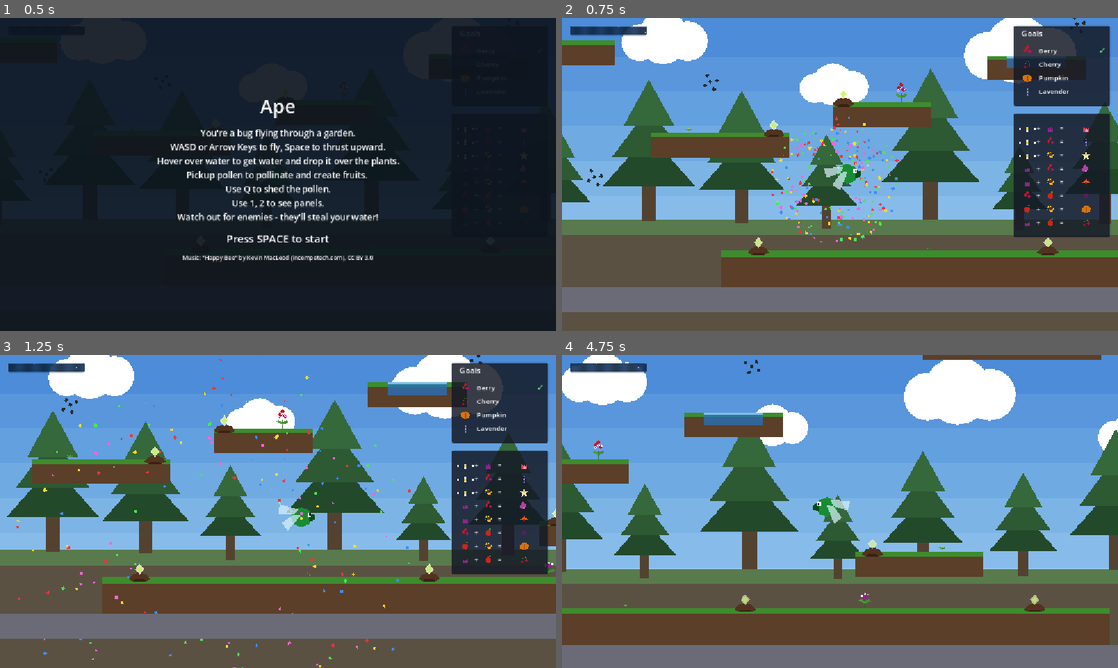
Above: before the commit, frames 1-4 (two rows, left to right).
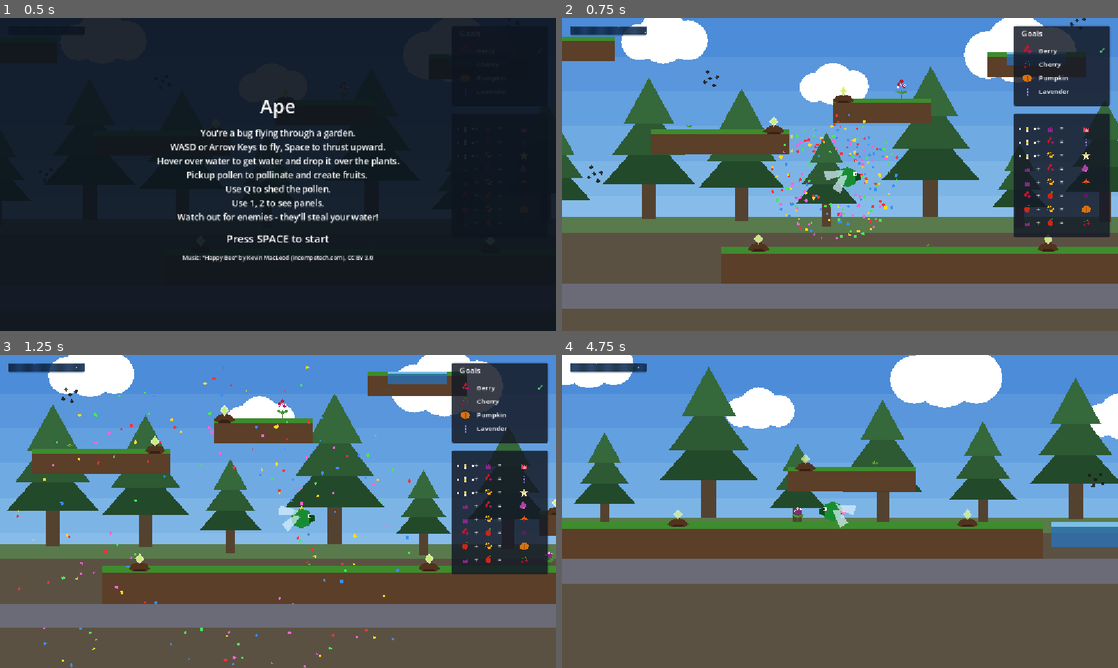
Above: after the commit, the same moments.

Repository: AntonioDrusin/ape
Game: Godot game, scene res://scenes/main.tscn
Same seed, same stepped clock (60 frames per second), same inputs: the game is played once before the commit and once after it.
Inputs:
- Up to frame 1 (0.5 s): no input
- Up to frame 2 (0.75 s): tap Space (use_proboscis, bound only after the commit) at 0.5 s; hold D (move_right) from 0.53 s (still down); hold Space (use_proboscis, bound only after the commit) from 0.53 s (still down)
- Up to frame 3 (1.25 s): keep holding D (move_right); keep holding Space (use_proboscis, bound only after the commit); tap Enter (ui_accept) at 0.77, 1.07 s
- Up to frame 4 (4.75 s): release Space (use_proboscis, bound only after the commit) at 1.28 s; tap Q (shed_pollen) at 1.35 s; tap Enter (ui_accept) at 1.52, 1.82, 3.02, 3.32, 3.77, 4.07, 4.52 s; tap Space (use_proboscis, bound only after the commit) at 1.55, 2.3, 3.05, 4.35 s; release D (move_right) at 2.03 s; hold A (move_left) 2.03-2.78 s; hold 1 (toggle_combo_chart) 2.03-2.78 s; hold D (move_right) 2.78-4.28 s; tap 2 (toggle_goal_panel) at 2.85 s; hold Space (use_proboscis, bound only after the commit) 3.53-4.28 s; hold A (move_left) from 4.28 s (still down)

Frame 1 is identical in both runs. In frame 2, 10% of the frame differs, in the area x 0-100%, y 0-94%; in frame 3, 25%; in frame 4, 64%, in the area x 0-100%, y 0-100%.

Commit message:
Water pull

Diff:
--- a/ape/godot/data/player_tuning.tres
+++ b/ape/godot/data/player_tuning.tres
@@ -11,4 +11,7 @@
 water_fill_time = 3.0
 water_rest_height = 7.0
 water_drain_time = 4.0
+water_suck_distance = 24.0
+proboscis_shake_amplitude = 1.0
+proboscis_shake_speed = 64.0
 seed_carry_speed_multiplier = 0.9
--- a/ape/godot/project.godot
+++ b/ape/godot/project.godot
@@ -38,13 +38,17 @@
 "deadzone": 0.2,
 "events": [Object(InputEventKey,"resource_local_to_scene":false,"resource_name":"","device":-1,"window_id":0,"alt_press …(192 unchanged characters)…
 , Object(InputEventKey,"resource_local_to_scene":false,"resource_name":"","device":-1,"window_id":0,"alt_pressed":false …(186 unchanged characters)…
-, Object(InputEventKey,"resource_local_to_scene":false,"resource_name":"","device":-1,"window_id":0,"alt_pressed":false,"shift_pressed":false,"ctrl_pressed":false,"meta_pressed":false,"pressed":false,"keycode":0,"physical_keycode":32,"key_label":0,"unicode":32,"location":0,"echo":false,"script":null)
 ]
 }
 move_down={
 "deadzone": 0.2,
 "events": [Object(InputEventKey,"resource_local_to_scene":false,"resource_name":"","device":-1,"window_id":0,"alt_press …(192 unchanged characters)…
 , Object(InputEventKey,"resource_local_to_scene":false,"resource_name":"","device":-1,"window_id":0,"alt_pressed":false …(186 unchanged characters)…
+]
+}
+use_proboscis={
+"deadzone": 0.2,
+"events": [Object(InputEventKey,"resource_local_to_scene":false,"resource_name":"","device":-1,"window_id":0,"alt_pressed":false,"shift_pressed":false,"ctrl_pressed":false,"meta_pressed":false,"pressed":false,"keycode":0,"physical_keycode":32,"key_label":0,"unicode":32,"location":0,"echo":false,"script":null)
 ]
 }
 shed_pollen={
--- a/ape/godot/scenes/player.tscn
+++ b/ape/godot/scenes/player.tscn
@@ -16,6 +16,9 @@
 [sub_resource type="CircleShape2D" id="CircleShape2D_sensor"]
 radius = 18.0
 
+[sub_resource type="CircleShape2D" id="CircleShape2D_proboscis_sensor"]
+radius = 10.0
+
 [sub_resource type="Gradient" id="Gradient_wing"]
 offsets = PackedFloat32Array(0, 1)
 colors = PackedColorArray(0.85, 0.95, 1, 0.7, 0.85, 0.95, 1, 0.15)
@@ -58,6 +61,12 @@
 visible = false
 color = Color(0.85, 0.5, 0.5, 1)
 polygon = PackedVector2Array(14, 4, 17, 4, 26, 18, 23, 18)
+
+[node name="ProboscisSensor" type="Area2D" parent="Visual/Proboscis"]
+position = Vector2(24, 18)
+
+[node name="CollisionShape2D" type="CollisionShape2D" parent="Visual/Proboscis/ProboscisSensor"]
+shape = SubResource("CircleShape2D_proboscis_sensor")
 
 [node name="WaterDrip" type="CPUParticles2D" parent="Visual/Proboscis"]
 position = Vector2(24, 18)
--- a/ape/godot/scripts/gameplay_tuning.gd
+++ b/ape/godot/scripts/gameplay_tuning.gd
@@ -17,6 +17,13 @@
 @export var water_rest_height: float = 7.0
 @export var water_drain_time: float = 2.0
 
+## Step 2+: proboscis suck range and shake feedback. Amplitude/speed are raw
+## pixels/radians-per-second so tuning is a direct Inspector slider.
+@export_group("Proboscis")
+@export var water_suck_distance: float = 24.0
+@export var proboscis_shake_amplitude: float = 3.6  ## ~30% of Proboscis polygon width (12px, see player.tscn)
+@export var proboscis_shake_speed: float = 54.0     ## radians/sec of the shake sine phase
+
 ## Multiplies max_speed while carrying a seed, for a slight "heaviness" cue
 ## (REQUIREMENTS.md fit-and-finish). Set to 1.0 to disable if it frustrates
 ## more than it adds.
--- a/ape/godot/scripts/player.gd
+++ b/ape/godot/scripts/player.gd
@@ -14,6 +14,7 @@
 @onready var proboscis: Node2D = $Visual/Proboscis
 @onready var water_drip: CPUParticles2D = $Visual/Proboscis/WaterDrip
 @onready var water_sensor: Area2D = $WaterSensor
+@onready var proboscis_sensor: Area2D = $Visual/Proboscis/ProboscisSensor
 @onready var pollen_blob: Polygon2D = $Visual/PollenBlob
 @onready var pollen_collect_sound: AudioStreamPlayer2D = $Visual/PollenCollectSound
 @onready var pollinate_sound: AudioStreamPlayer2D = $Visual/PollinateSound
@@ -41,6 +42,7 @@
 var seed_type: PlantData.PlantType = PlantData.PlantType.DAISY
 var _drink_volume: float = 0.0
 var _water_volume: float = 0.0
+var _proboscis_shake_phase: float = 0.0
 
 func _physics_process(delta: float) -> void:
 	var input_dir := Vector2.ZERO
@@ -93,15 +95,9 @@
 	if wings:
 		wings.flapping = input_dir.length() > INPUT_DEADZONE or (not is_on_floor() and not landed_on_water)
 
-	var drinking := landed_on_water and input_dir.length() < INPUT_DEADZONE
-	if drinking and water_level < 1.0:
-		water_level = minf(water_level + delta / tuning.water_fill_time, 1.0)
-		water_level_changed.emit(water_level)
-
 	# Hovering over a seedling's HoverZone waters it and drives pollen
 	# interactions; overlapping a loose seed or an empty plot drives seed
-	# carrying/planting — same sensor used for water detection since all of
-	# this is just "what's the bug currently over."
+	# carrying/planting — same body-centered sensor, all "what's the bug over."
 	var hovered_seedling: Node = null
 	var hovered_seed: Area2D = null
 	var hovered_plot: Area2D = null
@@ -113,6 +109,26 @@
 		elif area.is_in_group("plot"):
 			hovered_plot = area
 
+	# Sucking: proboscis held while its tip (ProboscisSensor, not the player's
+	# body) is close enough to a water surface — you have to aim the proboscis
+	# at the water, not just fly generally near it. Independent of
+	# landed_on_water above (that's for physical resting only). The proboscis
+	# itself comes out on the button alone (holding_proboscis) so it reads as
+	# "reaching for water" even out of range; sucking gates the actual
+	# fill/shake to when that reach lands on a water surface.
+	var water_surface_y: float = -INF
+	for area in proboscis_sensor.get_overlapping_areas():
+		if area.is_in_group("water"):
+			water_surface_y = area.get_surface_y()
+			break
+	var holding_proboscis := Input.is_action_pressed("use_proboscis")
+	var in_suck_range := water_surface_y > -INF \
+		and (water_surface_y - proboscis_sensor.global_position.y) <= tuning.water_suck_distance
+	var sucking := holding_proboscis and in_suck_range
+	if sucking and water_level < 1.0:
+		water_level = minf(water_level + delta / tuning.water_fill_time, 1.0)
+		water_level_changed.emit(water_level)
+
 	if hovered_seedling and water_level > 0.0:
 		hovered_seedling.water(delta)
 		water_level = maxf(water_level - delta / tuning.water_drain_time, 0.0)
@@ -137,11 +153,17 @@
 
 	var watering := hovered_seedling != null and water_level > 0.0
 	if proboscis:
-		proboscis.visible = drinking or watering
+		proboscis.visible = holding_proboscis
+		if sucking:
+			_proboscis_shake_phase += tuning.proboscis_shake_speed * delta
+			proboscis.position.x = sin(_proboscis_shake_phase) * tuning.proboscis_shake_amplitude
+		else:
+			_proboscis_shake_phase = 0.0
+			proboscis.position.x = 0.0
 	if water_drip:
 		water_drip.emitting = watering
 
-	_drink_volume = _update_loop_sound(drink_sound, drinking, _drink_volume, delta)
+	_drink_volume = _update_loop_sound(drink_sound, sucking, _drink_volume, delta)
 	_water_volume = _update_loop_sound(water_sound, watering, _water_volume, delta)
 
 
Not shown: 1 places in ape/godot/scenes/player.tscn that only renumber resources
Not shown, changed: ape/godot/ARCHITECTURE.md
Not shown, changed: ape/godot/REQUIREMENTS.md
